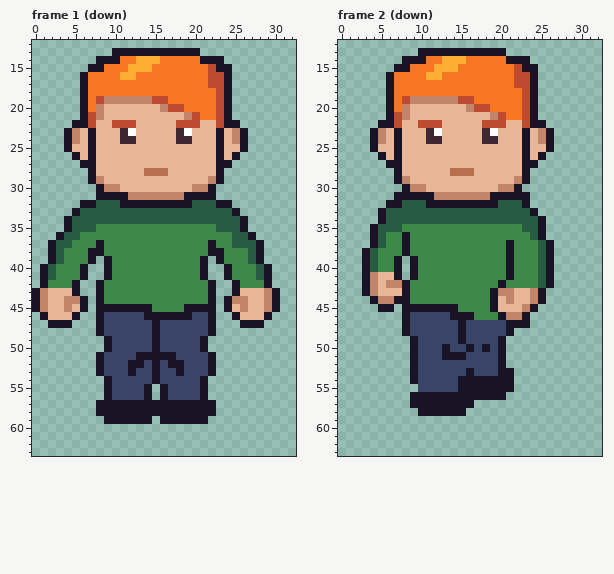
Pixel-art file: art-tests/claude-drawn/visitor.aseprite. The picture above was drawn from the file before the commit.
64x64 pixels, 12 frames. Shown: frame 1 (down): x 0..32, y 12..63; frame 2 (down): x 0..32, y 12..63. The commit also changed other frames, which this record leaves out.
Now the later version:
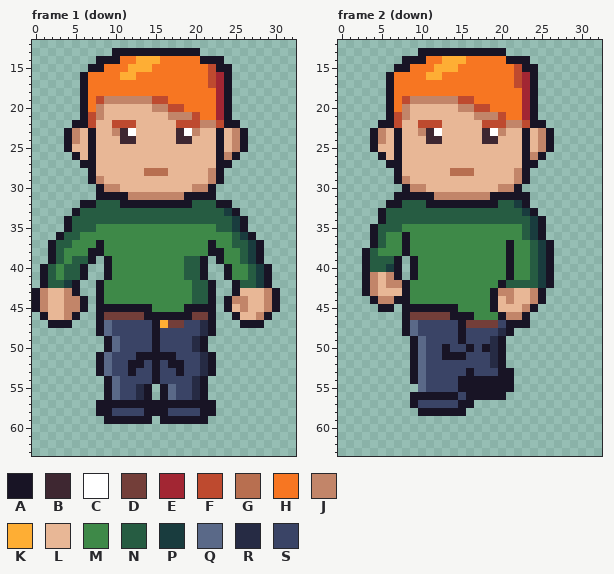
Palette (. is transparent): A #181425  B #3e2731  C #ffffff  D #733e39  E #a22633  F #be4a2f  G #b86f50  H #f77622  J #c28569  K #feae34  L #e8b796  M #3e8948  N #265c42  P #193c3e  Q #5a6988  R #262b44  S #3a4466
Changes in this commit:
Frame 1 (down):
y 16..19: x 23 F -> E
y 20: x 15 L -> J; x 23 F -> E
y 21: x 17..18 LL -> JJ; x 23 F -> E
y 22: x 21..22 LL -> JJ
y 23: x 10 L -> J; x 20 L -> J
y 25: x 25 L -> J
y 26: x 24 L -> J
y 28: x 22 L -> J
y 33: x 24 N -> P
y 34..35: x 25 N -> P
y 36: x 26 N -> P
y 37: x 27 N -> P
y 38: x 26..27 MN -> NP
y 39: x 5..6 MM -> NN; x 19..20 MM -> NN; x 26..27 MN -> NP
y 40..41: x 4..5 MM -> NN; x 19..20 MM -> NN; x 27..28 MN -> NP
y 42: x 2..4 MMM -> NNP; x 20..21 MM -> NN; x 26..28 MMM -> NNP
y 43: x 4 L -> J; x 20..21 MM -> NN
y 44: x 20..21 MM -> NN
y 45: x 5 L -> J
y 46: x 4 L -> J; x 9..13 SSSSS -> DDDDD; x 20..21 SS -> DD; x 28 L -> J
y 47: x 9 S -> Q; x 16..18 SSS -> KDD; x 21 S -> R
y 48: x 9 S -> Q; x 21 S -> R
y 49..50: x 10 S -> Q; x 20 S -> R
y 51..53: x 9 S -> Q; x 21 S -> R
y 54: x 10 S -> Q; x 20 S -> R
y 55..56: x 10 S -> Q; x 13 S -> R; x 17 S -> Q; x 20 S -> R
y 58: x 10..13 AAAA -> SSSS; x 17..20 AAAA -> SSSS
Frame 2 (down):
y 16..19: x 23 F -> E
y 20: x 15 L -> J; x 23 F -> E
y 21: x 17..18 LL -> JJ; x 23 F -> E
y 22: x 21..22 LL -> JJ
y 23: x 10 L -> J; x 20 L -> J
y 25: x 25 L -> J
y 26: x 24 L -> J
y 28: x 22 L -> J
y 32: x 22 N -> P
y 33: x 23 N -> P
y 34..35: x 24 N -> P
y 36: x 23..24 MN -> NP
y 37..38: x 24..25 MN -> NP
y 39: x 5..6 MM -> NN; x 24..25 MN -> NP
y 40: x 5..6 MM -> NP; x 24..25 MN -> NP
y 41: x 6 L -> J; x 24..25 MN -> NP
y 42: x 21..25 MMMMN -> NNNNP
y 46: x 9..13 SSSSS -> DDDDD
y 47: x 9 S -> Q; x 16..19 SSSS -> DDDD
y 48: x 9 S -> Q; x 20 S -> R
y 49..52: x 10 S -> Q; x 19 S -> R
y 53..55: x 10 S -> Q
y 56: x 15 A -> S
y 57: x 10..14 AAAAA -> SSSSS
Where, in picture pixels (left, top, right, bottom), the same in both pictures:
changed: (152, 72, 240, 176)
changed: (112, 128, 120, 136)
changed: (104, 208, 264, 416)
changed: (48, 256, 88, 320)
changed: (410, 72, 546, 408)
changed: (378, 256, 394, 280)
